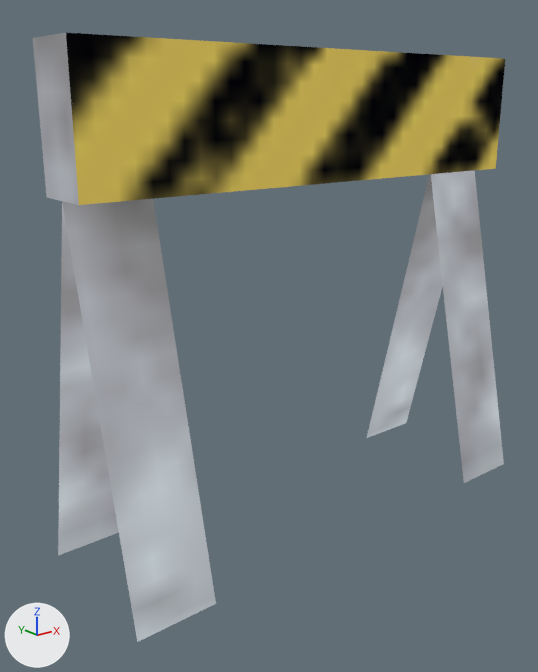
Before and after pictures for a commit that changed the glTF model Assets/UnityEve/Art/Models/retro-urban/detail-barrier-type-a.glb.
One viewpoint serves both versions: a camera (50 mm lens) standing at (-0.417, -0.465, 0.361) and looking at (-0.033, 0.014, 0.169). The axes (+X, +Y, +Z) are drawn at lower left. The lights are the same throughout. The first picture is the older version. Vertices at exactly the same position are counted once.

Objects in the first picture: 'detail-barrier-type-a'.
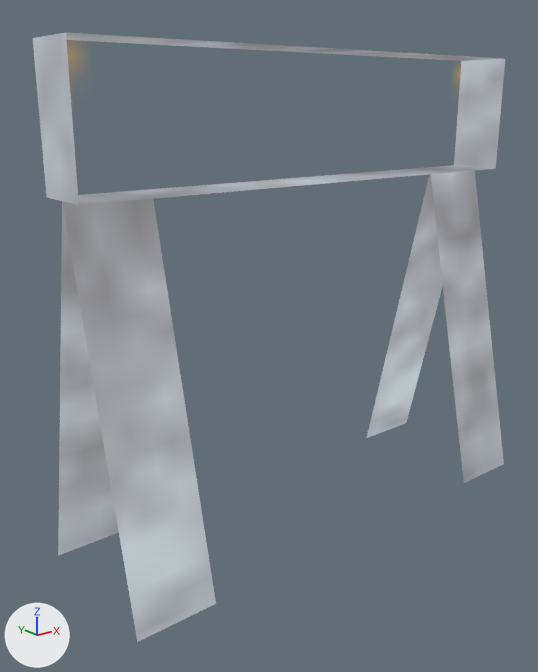
Pixel boxes (x1, y1, x2, y2) of what changed, in the pictures (538 x 672 px):
part 1 of me_detail_barrier_type_a, surface changed
    both: (33, 33, 505, 642)

What changed in the scene script:
```text
Change me_detail_barrier_type_a:
    where me_detail_barrier_type_a.from_pydata(...)  # 26 vertices, 36 faces; spans x -0.217..0.217, y -0.067..0.067, z 0.0..0.4
    used by ob_detail_barrier_type_a; location = (0.0, 0.0, 0.0)
    me_detail_barrier_type_a part 1: 36 kept faces spanning x -0.217..0.217, y -0.067..0.067, z 0.0..0.4 get new texture (UV) coordinates
```
